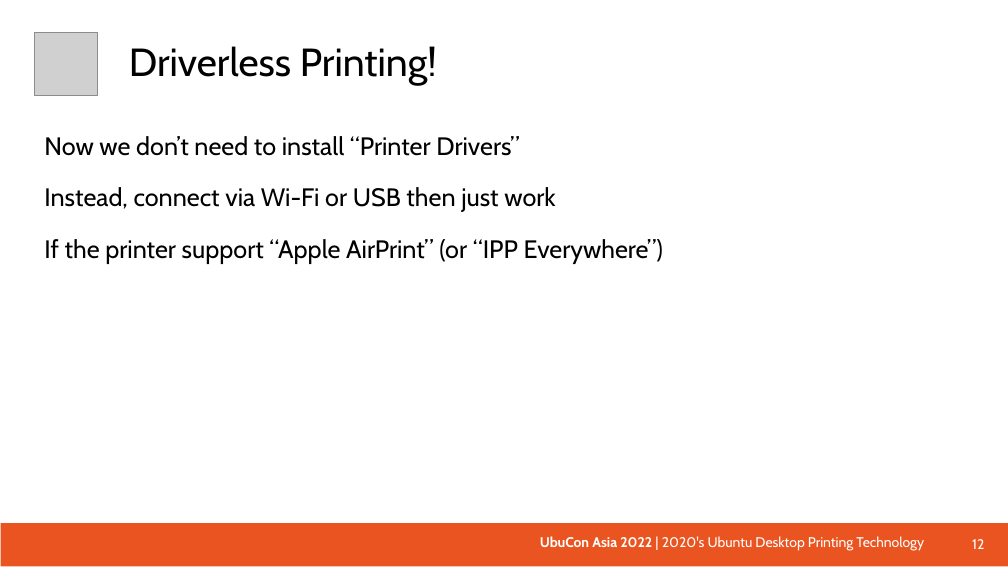
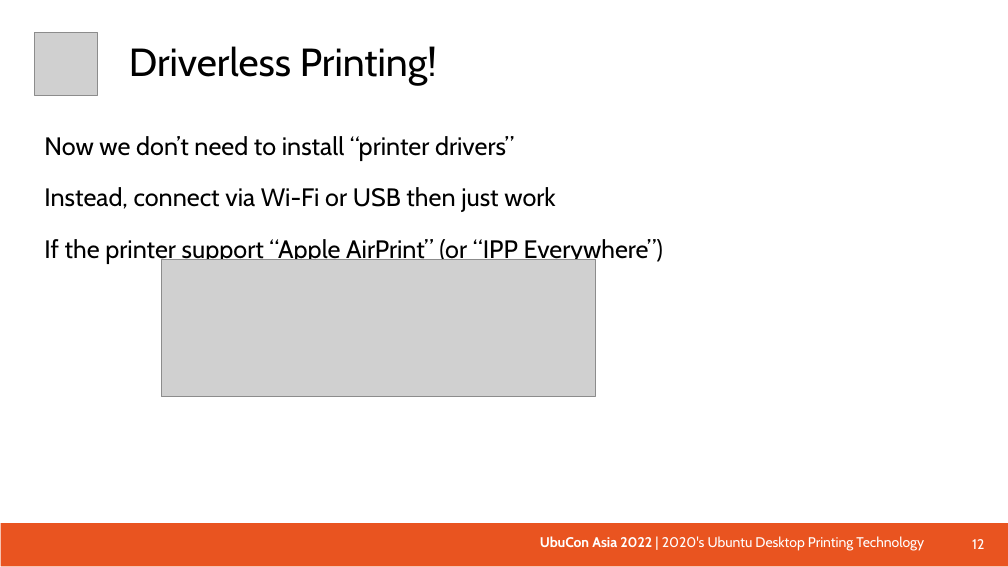
Before and after one commit to naruoga/presentations, a slide deck: slide 12 of Ubucon_2022_Desktop_Printing.odp. Drawn at 1008x567 pixels with LibreOffice and Linux fonts; fonts in the diff are those of the drawing; grey boxes stand for pictures. Boxes give left, top, right and bottom in pixels: in the first picture for what was removed or moved away, otherwise in the second. Text is boxed around its words. In the diff, an @@ line names an element or a change of style, - is before the commit and + after.

Commit message:
UbuCon Printing: final version

```diff
--- a/Ubucon_2022_Desktop_Printing.odp
+++ b/Ubucon_2022_Desktop_Printing.odp
@@ text at (x1=44, y1=136, x2=514, y2=161): text changed @@
-Now we don’t need to install “Printer Drivers”
+Now we don’t need to install “printer drivers”
@@ picture added at (x1=161, y1=260, x2=596, y2=397) @@
```
Also in this commit, not shown: 5 other slides changed.
